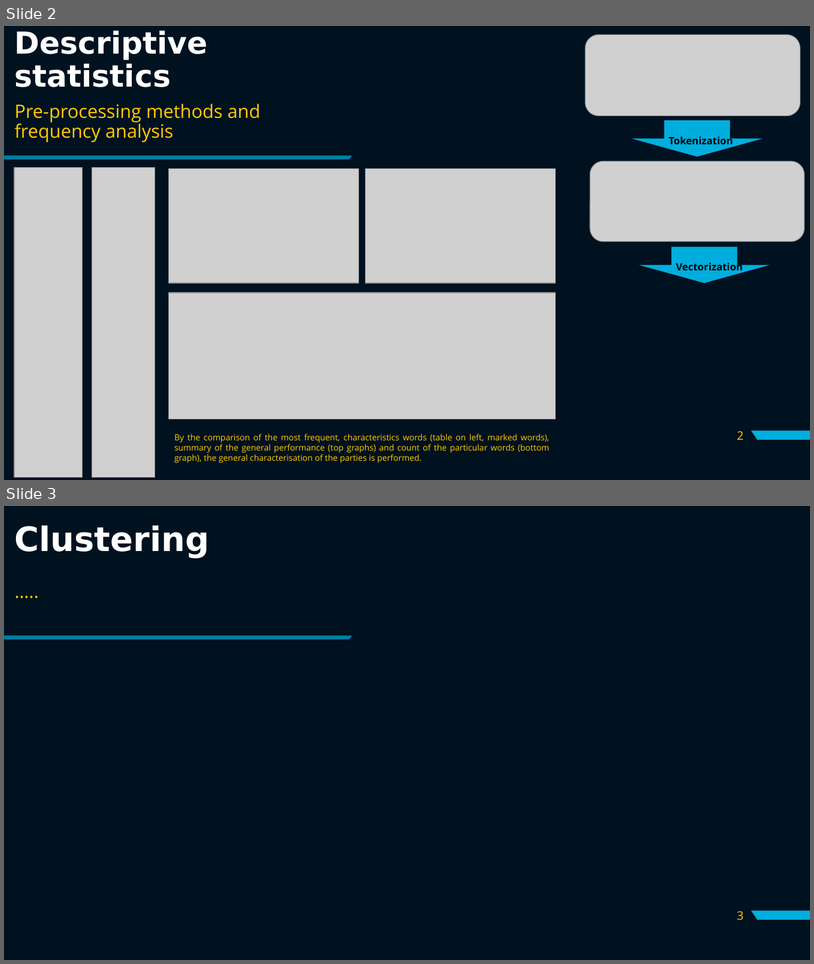
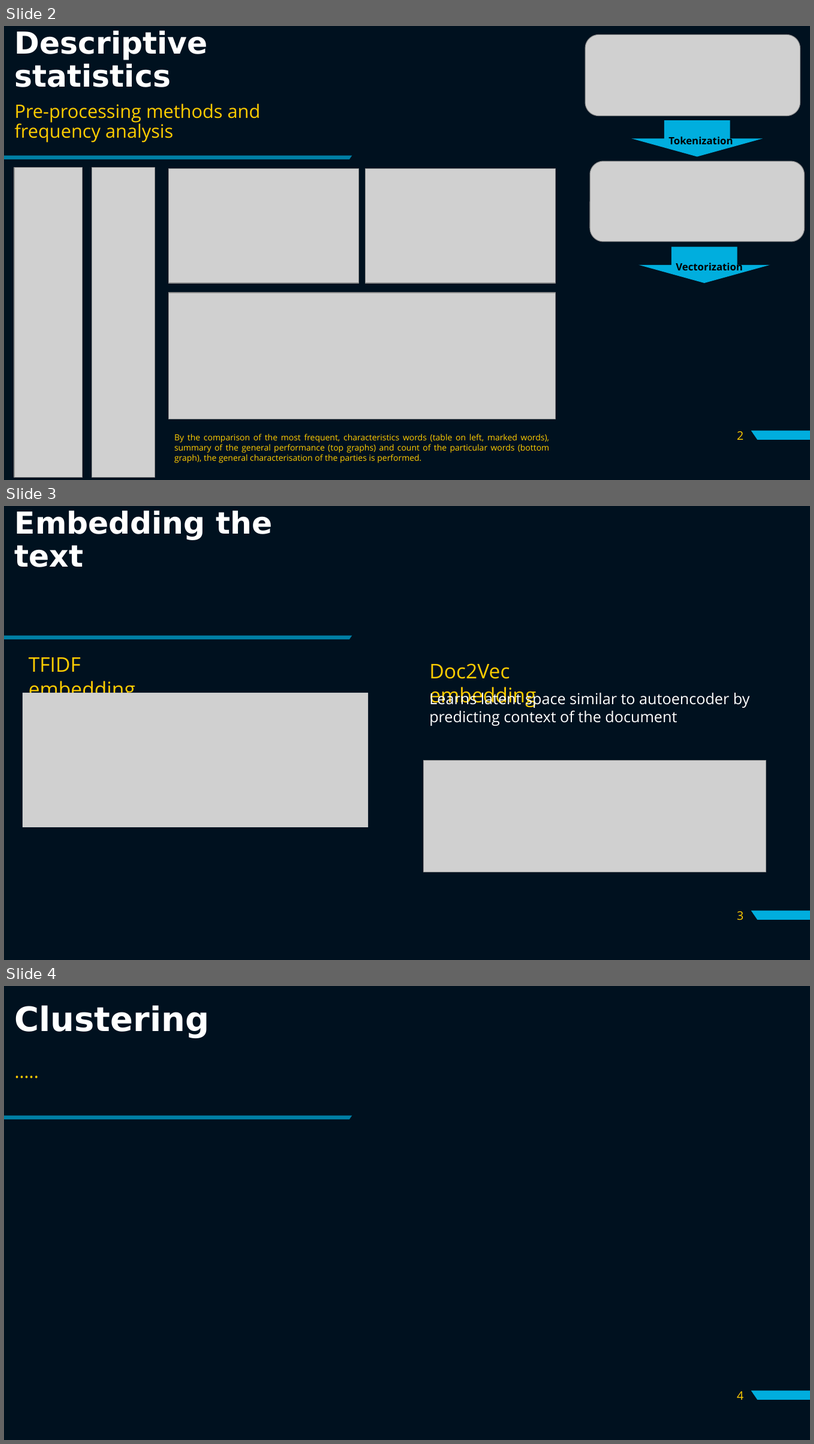
Before and after one commit to mar10nJohns1/DanishParliamentCorpus, a slide deck: CASE2.pptx. Shown one above the other, each under a label of ours: slides 2 and 3 before the commit, slides 2, 3 and 4 after it. The pictures are 814x964 and 814x1444 pixels, drawn with LibreOffice and Linux fonts; fonts in the diff are those of the drawing; grey boxes stand for pictures. Boxes give left, top, right and bottom in pixels: in the first picture for what was removed or moved away, otherwise in the second. Text is boxed around its words. In the diff, an @@ line names an element or a change of style, - is before the commit and + after.

```diff
--- a/CASE2.pptx
+++ b/CASE2.pptx
@@ slide 3 added at (x1=4, y1=506, x2=810, y2=960), background #00111F; not listed: 2 template elements that a slide beside it also shows @@
@@ title added at (x1=15, y1=510, x2=272, y2=567), 36 pt, text #FFFFFF, bold @@
+Embedding the text
@@ text added at (x1=29, y1=657, x2=135, y2=702), 24 pt, text #FFCD00 @@
+TFIDF embedding
@@ text added at (x1=429, y1=663, x2=536, y2=708), 24 pt, text #FFCD00 @@
+Doc2Vec embedding
@@ picture added at (x1=23, y1=693, x2=369, y2=826) @@
@@ text added at (x1=429, y1=690, x2=750, y2=726), 18 pt, text #FFFFFF @@
+Learns latent space similar to autoencoder by predicting context of the document
@@ picture added at (x1=424, y1=760, x2=766, y2=871) @@
@@ page number added at (x1=737, y1=910, x2=744, y2=920), 14 pt, text #FFCD00 @@
+3
@@ what was slide 3 is now slide 4 @@
@@ page number at (x1=737, y1=1391, x2=744, y2=1399): text changed @@
-3
+4
```
Also in this commit, not shown: 1 slide removed.
